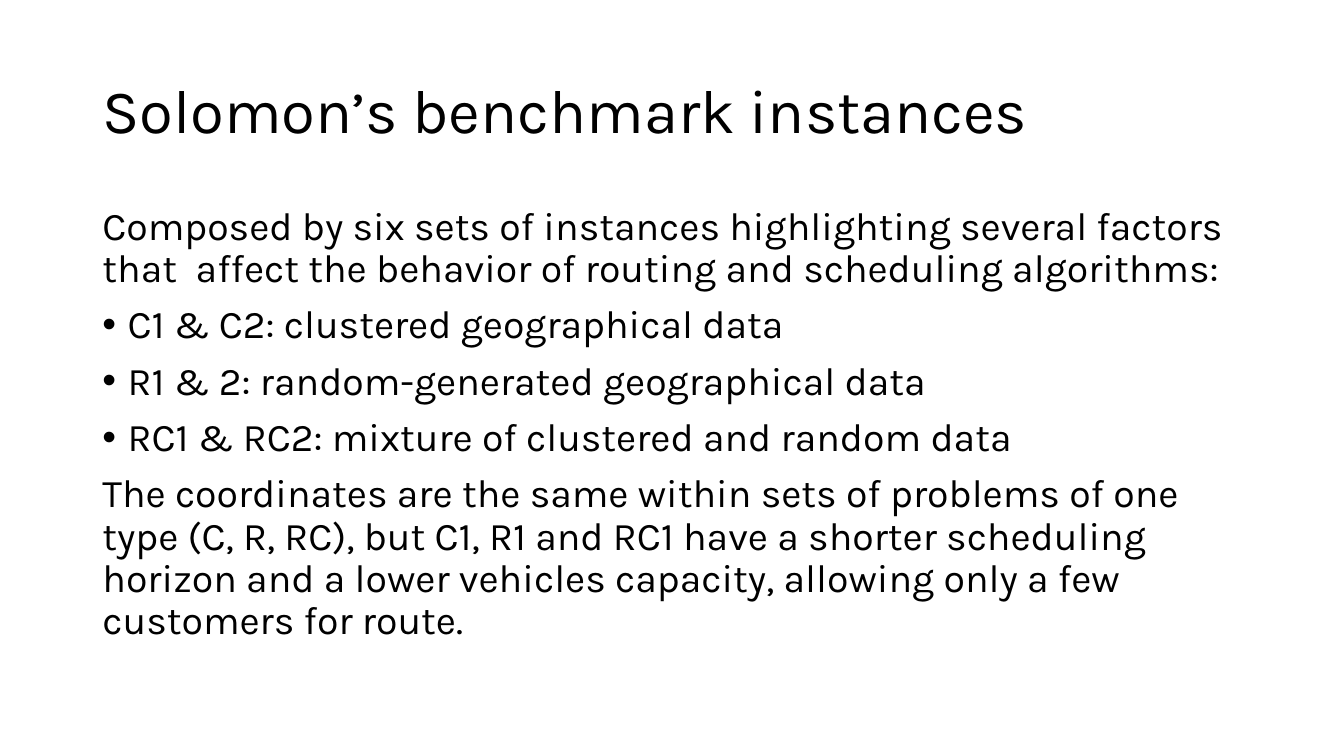
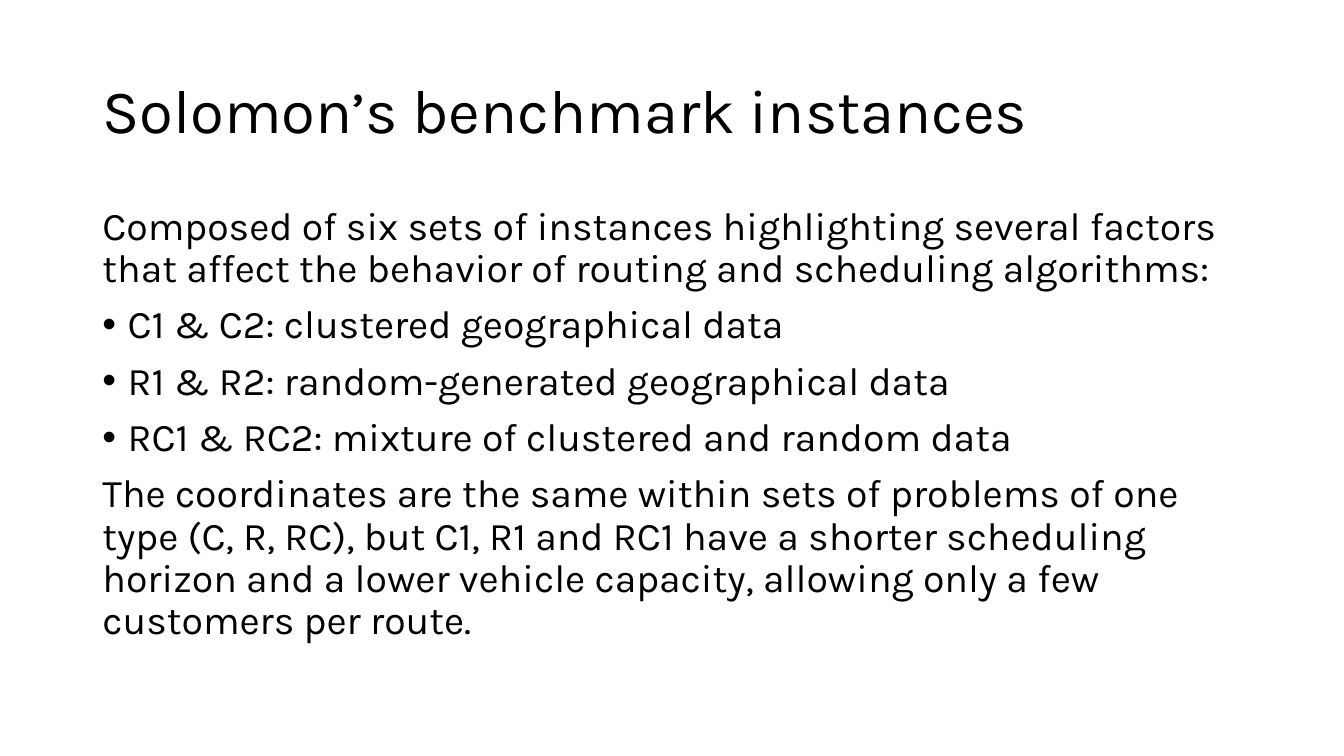
Before and after one commit to FabioGiordana/DIDP-On-Routing-Problems, a slide deck: slide 6 of cvrptw/CVRP-TW.pptx. Drawn at 1344x756 pixels with LibreOffice and Linux fonts; fonts in the diff are those of the drawing. Boxes give left, top, right and bottom in pixels: in the first picture for what was removed or moved away, otherwise in the second. Text is boxed around its words. In the diff, an @@ line names an element or a change of style, - is before the commit and + after.

```diff
--- a/cvrptw/CVRP-TW.pptx
+++ b/cvrptw/CVRP-TW.pptx
@@ text at [102, 213, 1216, 292]: text changed @@
-Composed by six sets of instances highlighting several factors that affect the behavior of routing and scheduling algorithms:
+Composed of six sets of instances highlighting several factors that affect the behavior of routing and scheduling algorithms:
@@ text at [128, 368, 950, 405]: text changed @@
-• R1 & 2: random-generated geographical data
+• R1 & R2: random-generated geographical data
@@ text at [102, 480, 1178, 644]: text changed @@
-The coordinates are the same within sets of problems of one type (C, R, RC), but C1, R1 and RC1 have a shorter scheduling horizon and a lower vehicles capacity, allowing only a few customers for route.
+The coordinates are the same within sets of problems of one type (C, R, RC), but C1, R1 and RC1 have a shorter scheduling horizon and a lower vehicle capacity, allowing only a few customers per route.
```
Also in this commit, not shown: 6 other slides changed, 1 other file.
